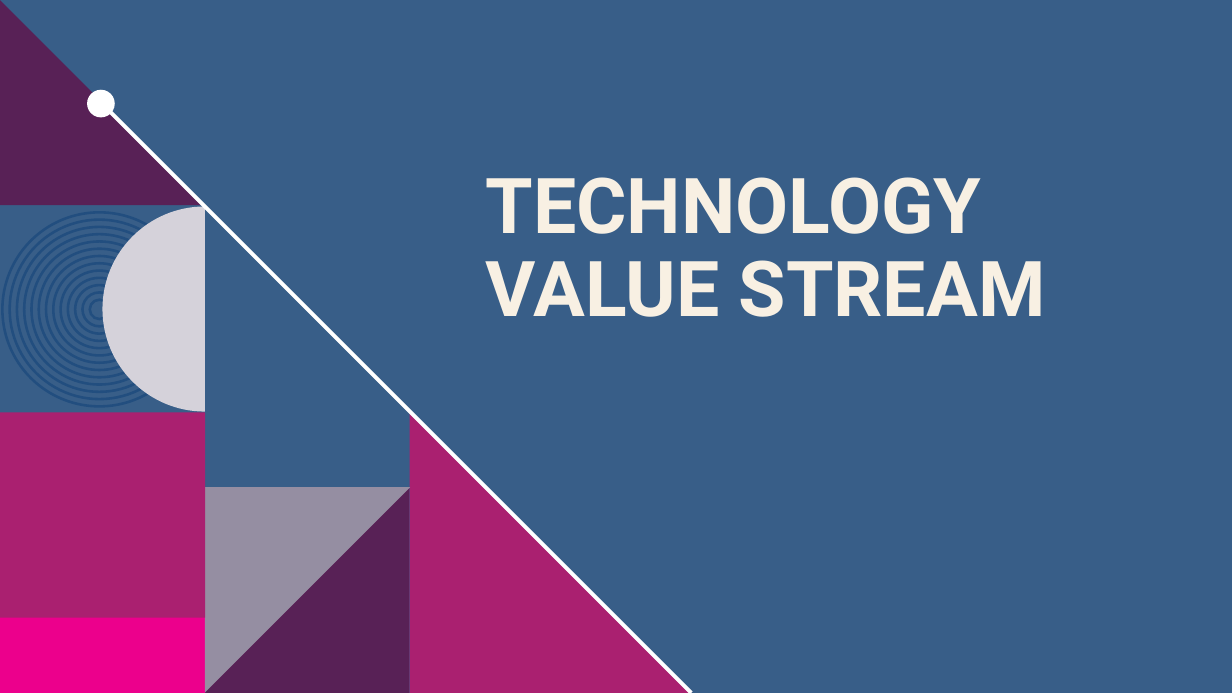
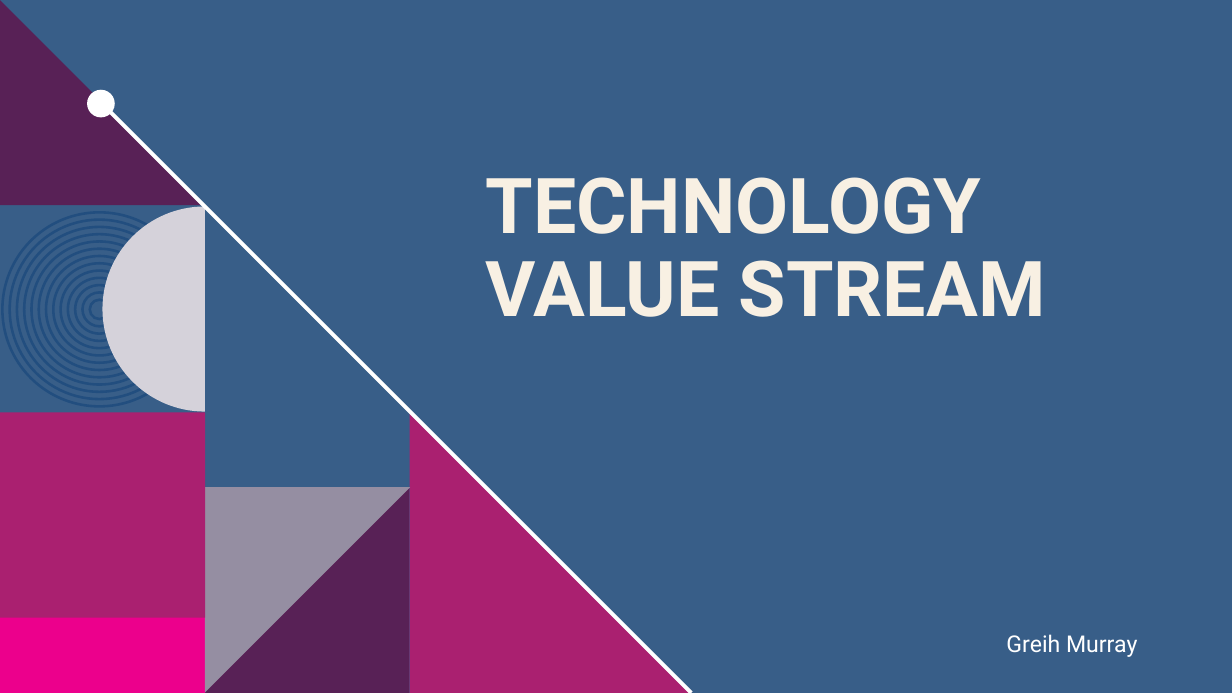
Before and after one commit to GreihMurray/csd-380, a slide deck: slide 1 of module-1/Murray_Mod1.2.pptx. Drawn at 1232x693 pixels with LibreOffice and Linux fonts; fonts in the diff are those of the drawing; background and template pictures are left out. Boxes give left, top, right and bottom in pixels: in the first picture for what was removed or moved away, otherwise in the second. Text is boxed around its words. In the diff, an @@ line names an element or a change of style, - is before the commit and + after.

```diff
--- a/module-1/Murray_Mod1.2.pptx
+++ b/module-1/Murray_Mod1.2.pptx
@@ text added at (x1=1006, y1=634, x2=1137, y2=657), 18 pt, text #FFFFFF @@
+Greih Murray
```
Also in this commit, not shown: 3 other files.
